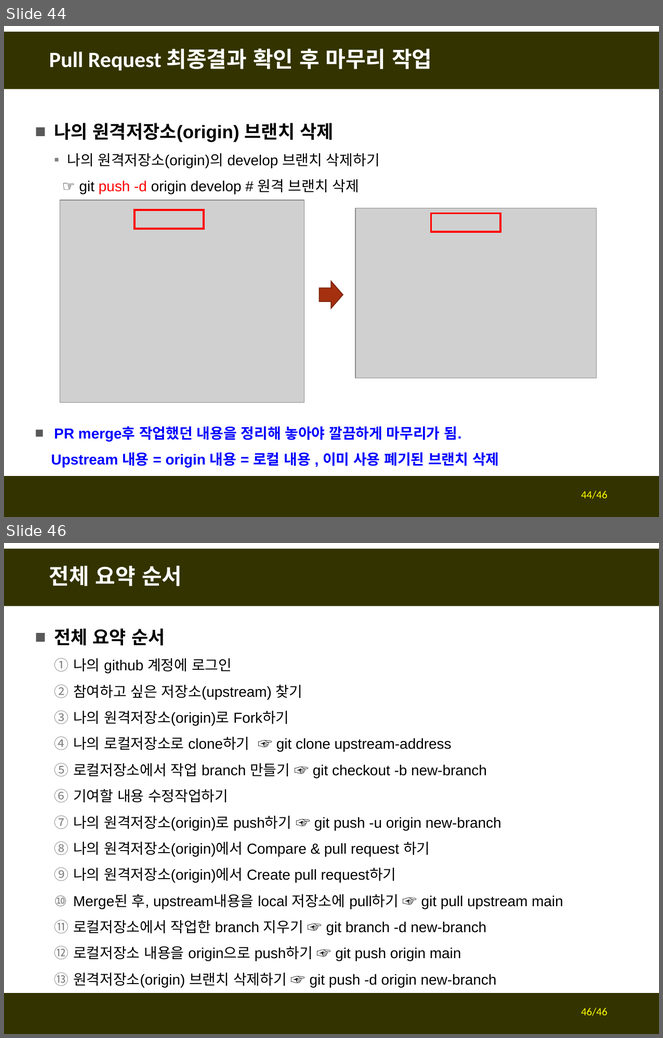
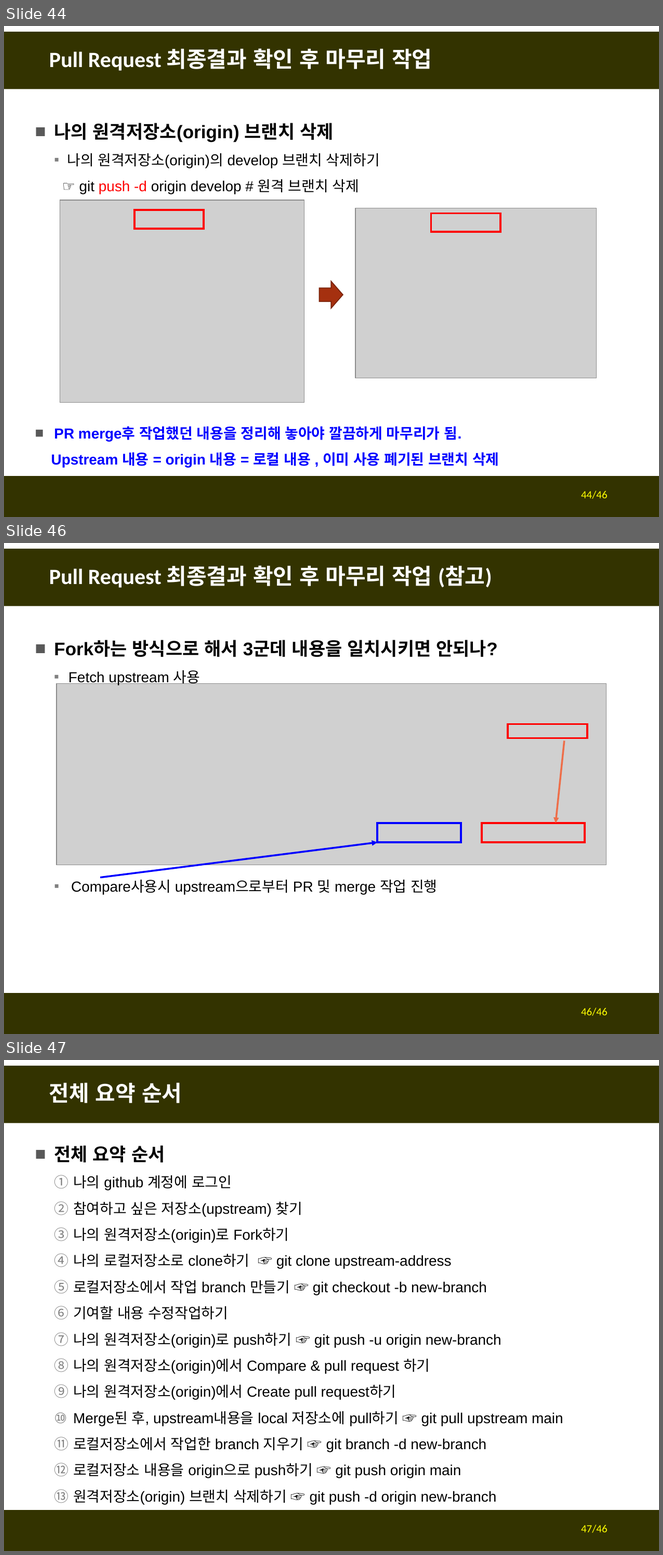
Before and after one commit to fasthill/github-lecture, a slide deck: git및github첫걸음 정리본/git및github첫걸음3-forkclonePR.pptx. Shown one above the other, each under a label of ours: slides 44 and 46 before the commit, slides 44, 46 and 47 after it; the slides between them are not shown. The pictures are 663x1038 and 663x1555 pixels, drawn with LibreOffice and Linux fonts; fonts in the diff are those of the drawing; grey boxes stand for pictures. Boxes give left, top, right and bottom in pixels: in the first picture for what was removed or moved away, otherwise in the second. Text is boxed around its words. In the diff, an @@ line names an element or a change of style, - is before the commit and + after.

```diff
--- a/git및github첫걸음 정리본/git및github첫걸음3-forkclonePR.pptx
+++ b/git및github첫걸음 정리본/git및github첫걸음3-forkclonePR.pptx
@@ slide 46 added at box(4, 543, 659, 1034), background #FFFFFF; not listed: 2 template elements that a slide beside it also shows @@
@@ title added at box(49, 565, 492, 588), 24 pt, text #FFFFFF, bold @@
+Pull Request 최종결과 확인 후 마무리 작업 (참고)
@@ text added at box(54, 640, 497, 895), 16 pt, text #000000 @@
+■ Fork하는 방식으로 해서 3군데 내용을 일치시키면 안되나?
+  ▪ Fetch upstream 사용
+  ▪ Compare사용시 upstream으로부터 PR 및 merge 작업 진행
@@ picture added at box(57, 683, 607, 865) @@
@@ rectangle added at box(508, 724, 588, 738), outline #FF0000 2.25 pt @@
@@ arrow added from (564, 741) to (556, 823), #EE6E4A 2 pt @@
@@ rectangle added at box(377, 823, 461, 843), outline #0000FF 2.25 pt @@
@@ rectangle added at box(482, 823, 585, 843), outline #FF0000 2.25 pt @@
@@ arrow added from (100, 878) to (377, 843), #0000FF 2 pt @@
@@ page number added at box(581, 1008, 608, 1016), 12 pt, text #FFFF00 @@
+46/46
@@ what was slide 46 is now slide 47 @@
@@ page number at box(581, 1525, 608, 1533): text changed @@
-46/46
+47/46
```
Also in this commit, not shown: 1 slide changed.
